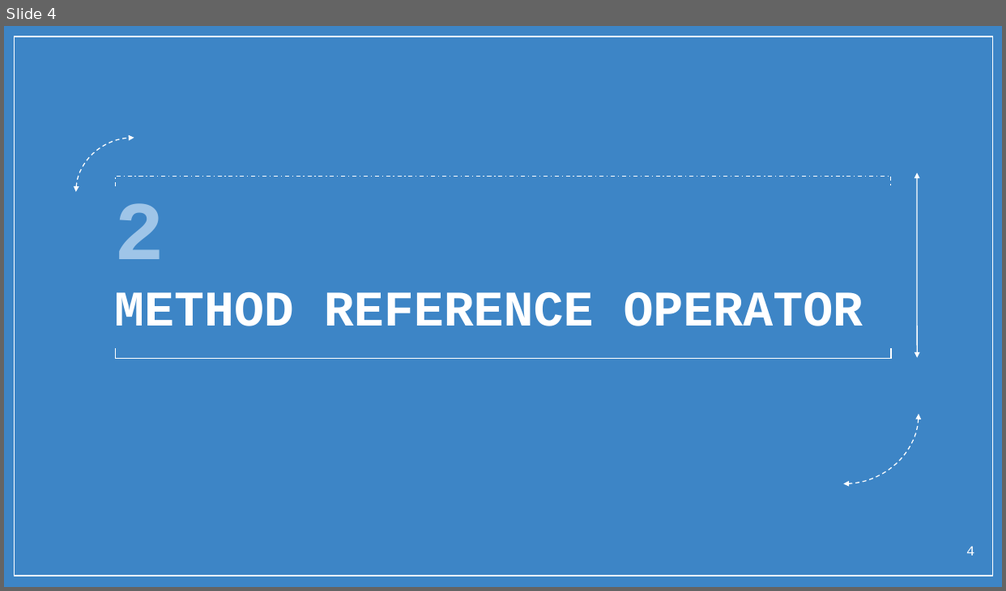
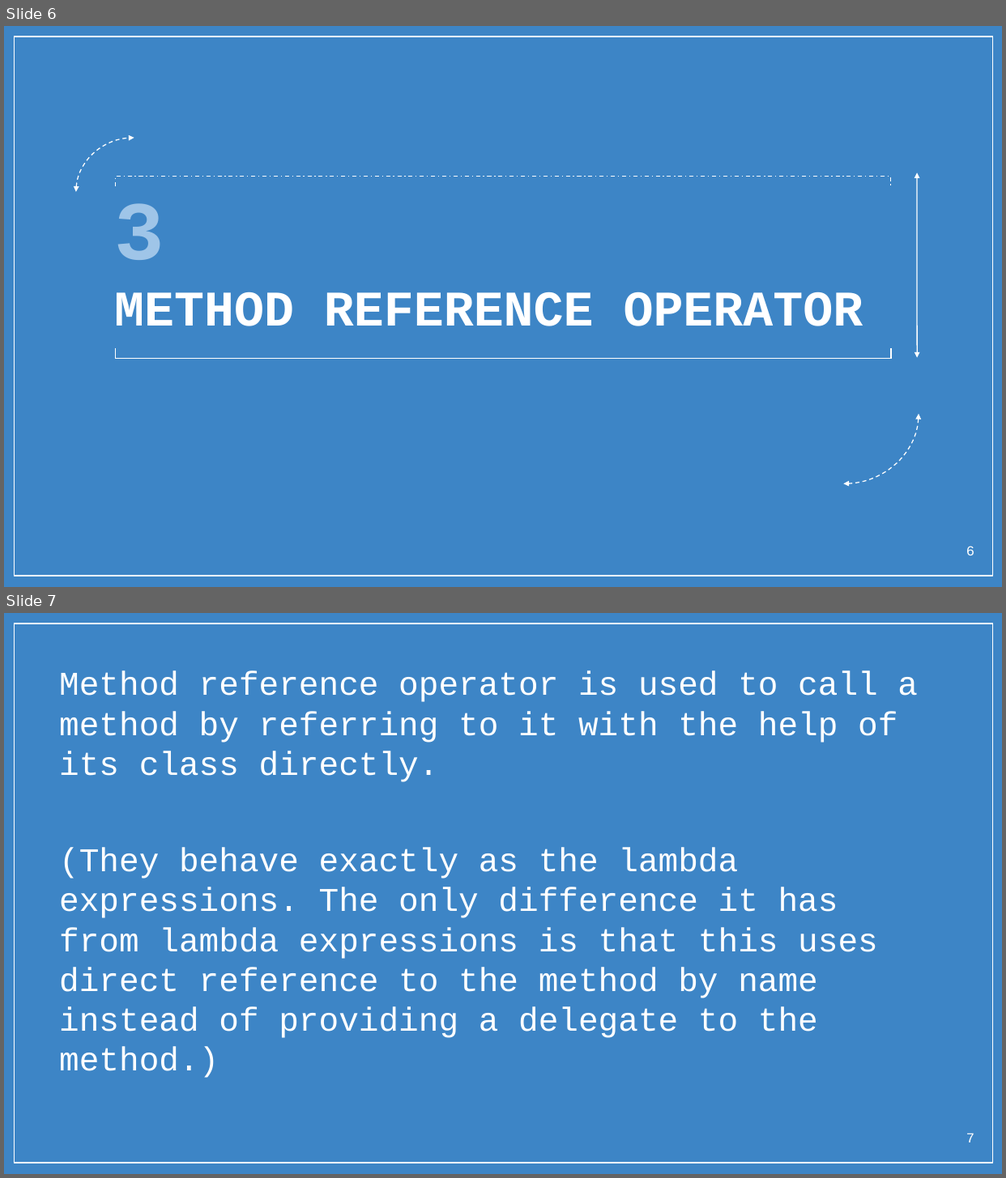
Before and after one commit to ghousek1/trashcan, a slide deck: Java8Features.pptx. Shown one above the other, each under a label of ours: slide 4 before the commit, slides 6 and 7 after it. The pictures are 1006x591 and 1006x1178 pixels, drawn with LibreOffice and Linux fonts; fonts in the diff are those of the drawing; background and template pictures are left out. Boxes give left, top, right and bottom in pixels: in the first picture for what was removed or moved away, otherwise in the second. Text is boxed around its words. In the diff, an @@ line names an element or a change of style, - is before the commit and + after.

```diff
--- a/Java8Features.pptx
+++ b/Java8Features.pptx
@@ slide 7 added at (4, 613, 1002, 1174), background picture (left out); not listed: 1 template element that a slide beside it also shows @@
@@ text added at (59, 671, 918, 1078), 24 pt, text #FFFFFF @@
+Method reference operator is used to call a method by referring to it with the help of its class directly.
+(They behave exactly as the lambda expressions. The only difference it has from lambda expressions is that this uses direct reference to the method by name instead of providing a delegate to the method.)
@@ page number added at (966, 1133, 974, 1143), 10 pt, text #FFFFFF @@
+7
@@ what was slide 4 is now slide 6 @@
@@ slide 6 changed as well @@
@@ text at (114, 203, 863, 327): text changed @@
-2
-METHOD REFERENCE OPERATOR
+3
+METHOD REFERENCE OPERATOR
@@ page number at (966, 546, 974, 556): text changed @@
-4
+6
```
Also in this commit, not shown: 5 other slides changed, 6 other slides added, 3 slides removed.
